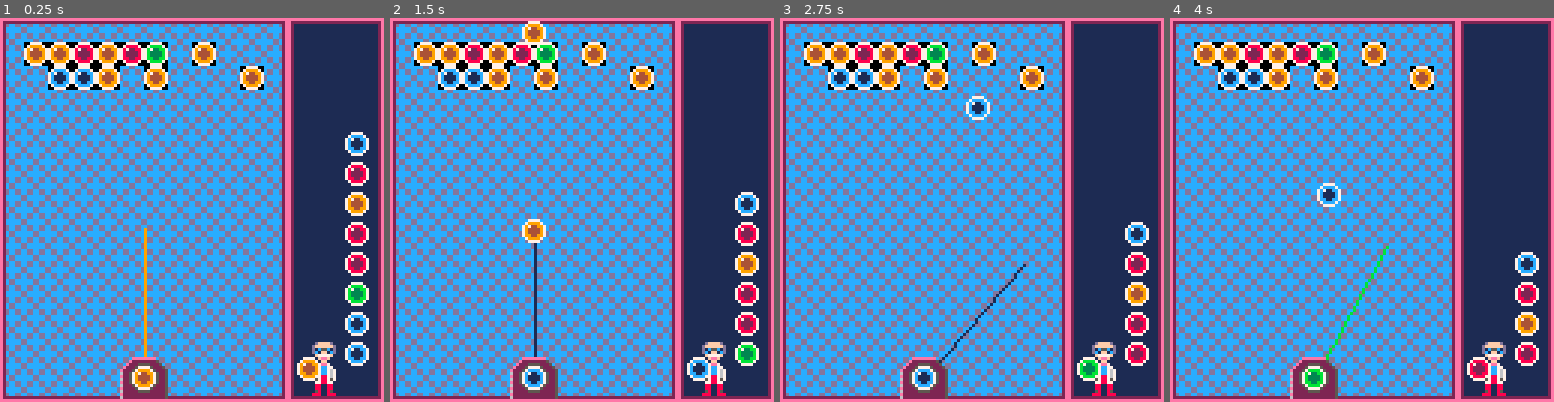
Above: before the commit, frames 1-4 (left to right).
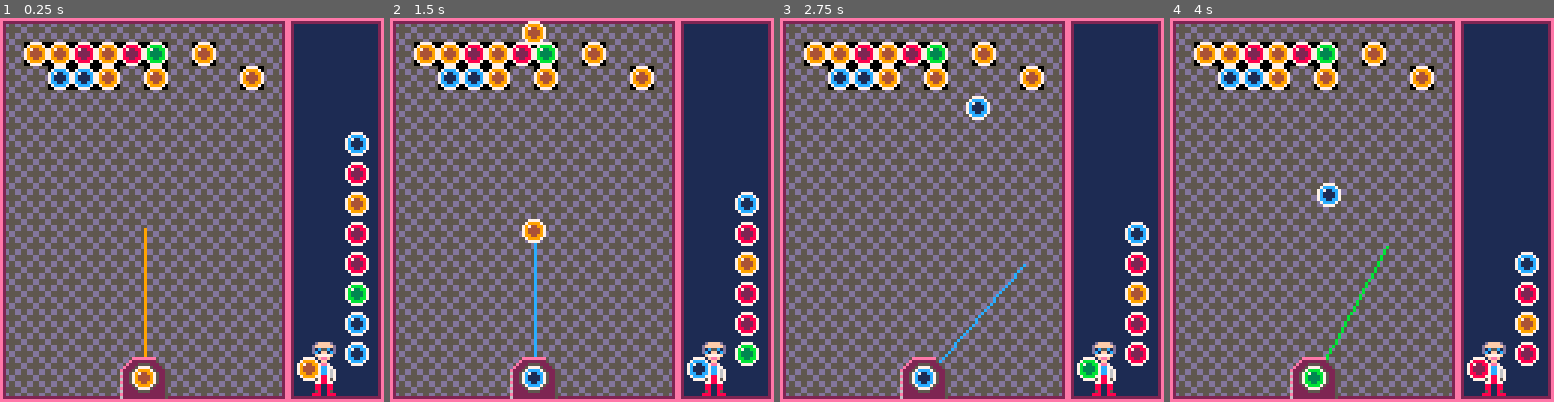
Above: after the commit, the same moments.

Repository: adamwoolridge/pico8
Game: PICO-8 cartridge bonbonshoot.p8
Same seed, same stepped clock (60 frames per second), same inputs: the game is played once before the commit and once after it.
Inputs:
- Up to frame 1 (0.25 s): no input
- Up to frame 2 (1.5 s): tap X (X key) at 0.33, 1.07 s; tap O (Z key) at 0.7 s
- Up to frame 3 (2.75 s): hold Right 1.6-2.1 s; tap O (Z key) at 1.7, 2.1, 2.5 s; tap X (X key) at 1.85 s; hold Right from 2.47 s (still down)
- Up to frame 4 (4 s): tap O (Z key) at 2.9, 3.3, 3.7 s; tap X (X key) at 2.97 s; release Right at 3.03 s; hold Left 3.08-3.58 s

The runs differ from the first frame. In frame 1, 40% of the frame differs, in the area x 1-74%, y 1-99%; in frame 2, 40%; in frame 3, 40%; in frame 4, 40%.

Commit message:
[Bonbon] Colour tweak

Diff:
--- a/bonbonshoot.p8
+++ b/bonbonshoot.p8
@@ -197,7 +197,7 @@
 function currentballcolour()
 	if (currentball.c == 1) then return 9 end
 	if (currentball.c == 2) then return 8 end
-	if (currentball.c == 3) then return 1 end
+	if (currentball.c == 3) then return 12 end
 	if (currentball.c == 4) then return 11 end
 end
 
Not shown, changed: 20 lines of the sprite sheet (__gfx__) section of bonbonshoot.p8
